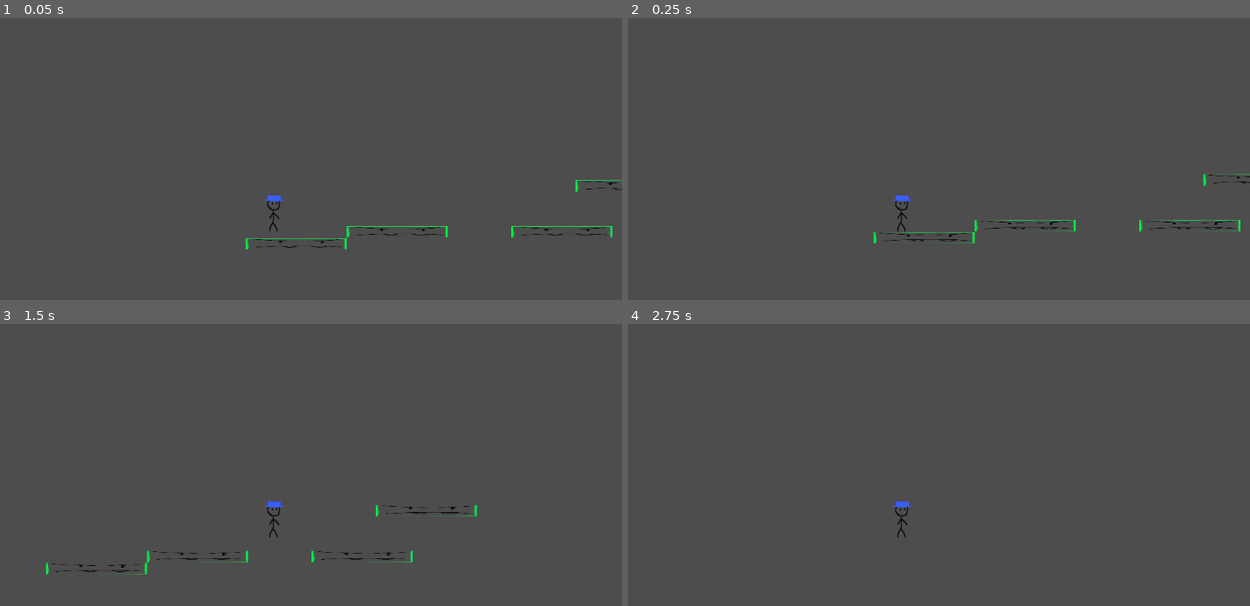
Above: before the commit, frames 1-4 (two rows, left to right).
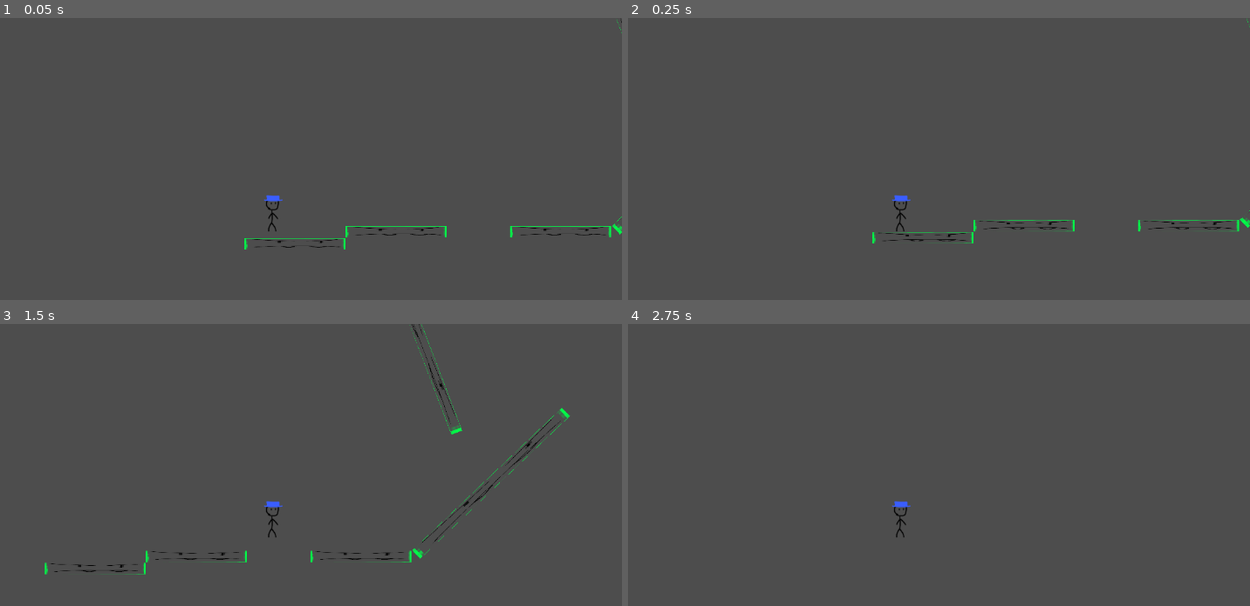
Above: after the commit, the same moments.

Repository: 1054009/2D_PlatformerTest
Game: Godot game, scene res://scenes/test_level.tscn
The game is run twice, just before and just after one commit, with the same random seed, the same clock (stepped at 60 frames per second) and the same inputs.
Inputs:
- Up to frame 1 (0.05 s): no input
- Up to frame 2 (0.25 s): no input
- Up to frame 3 (1.5 s): tap Enter at 0.5 s; hold Shift (MOVE_FAST) 0.53-1.28 s; hold D (MOVE_RIGHT) from 0.53 s (still down); tap Space (MOVE_JUMP) at 0.77 s; tap Shift (MOVE_FAST) at 1.35 s
- Up to frame 4 (2.75 s): tap Space (MOVE_JUMP) at 1.52 s; release D (MOVE_RIGHT) at 2.03 s; hold A (MOVE_LEFT) from 2.03 s (still down); hold Shift (MOVE_FAST) from 2.03 s (still down)

The runs differ from the first frame. In frame 1, 0.4% of the frame differs, in the area x 39-100%, y 0-83%; in frame 2, 0.4%; in frame 3, 0.9%, in the area x 7-92%, y 0-89%; in frame 4, less than 0.1%.

Commit message:
Test sloped platforms
Going down is infuriating

Diff:
--- a/src/scenes/test_level.tscn
+++ b/src/scenes/test_level.tscn
@@ -49,7 +49,9 @@
 texture = ExtResource("1_ya8vt")
 
 [node name="platform004" type="StaticBody2D" parent="world"]
-position = Vector2(545, -96)
+position = Vector2(654, -142)
+rotation = -0.763278
+scale = Vector2(2.04939, 1)
 
 [node name="collider" type="CollisionShape2D" parent="world/platform004"]
 position = Vector2(-0.5, 0)
@@ -61,8 +63,23 @@
 scale = Vector2(2.60938, 0.296875)
 texture = ExtResource("1_ya8vt")
 
+[node name="platform005" type="StaticBody2D" parent="world"]
+position = Vector2(537, -384)
+rotation = 1.20785
+scale = Vector2(2.04939, 1)
+
+[node name="collider" type="CollisionShape2D" parent="world/platform005"]
+position = Vector2(-0.5, 0)
+shape = SubResource("RectangleShape2D_rcddu")
+
+[node name="sprite" type="Sprite2D" parent="world/platform005"]
+texture_filter = 1
+position = Vector2(-0.499999, 0.500001)
+scale = Vector2(2.60938, 0.296875)
+texture = ExtResource("1_ya8vt")
+
 [node name="player" parent="." instance=ExtResource("1_ex6fr")]
 position = Vector2(-38, -22)
 
 [node name="camera" type="Camera2D" parent="player"]
-position = Vector2(0, -30)
+position = Vector2(2, -30)
